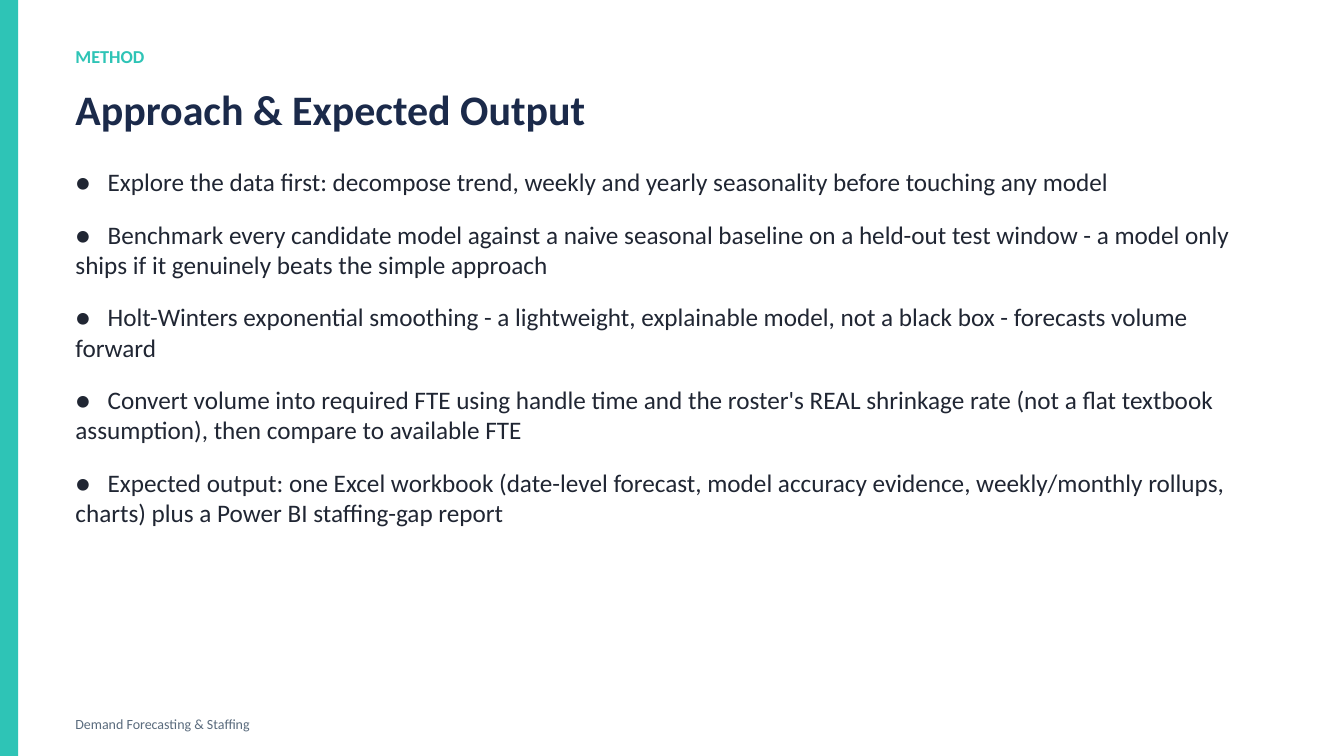
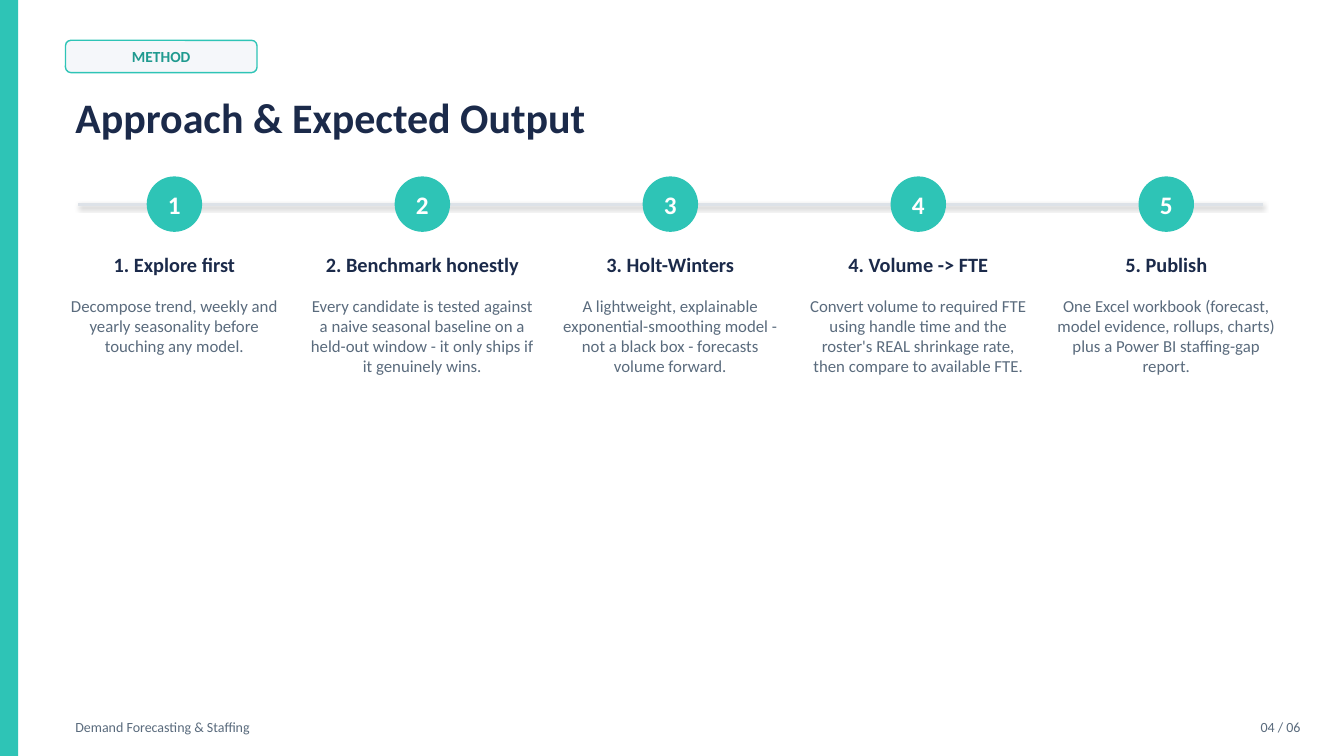
Before and after one commit to rameshpennam/ds-use-cases, a slide deck: slide 4 of usecase2_demand_forecasting/final_output/usecase2_forecast_summary.pptx. Drawn at 1344x756 pixels with LibreOffice and Linux fonts; fonts in the diff are those of the drawing. Boxes give left, top, right and bottom in pixels: in the first picture for what was removed or moved away, otherwise in the second. Text is boxed around its words. In the diff, an @@ line names an element or a change of style, - is before the commit and + after.

```diff
--- a/usecase2_demand_forecasting/final_output/usecase2_forecast_summary.pptx
+++ b/usecase2_demand_forecasting/final_output/usecase2_forecast_summary.pptx
@@ rounded rectangle "METHOD": place and size @@
-rounded rectangle "METHOD" at bbox=[75, 51, 144, 63]
+rounded rectangle "METHOD" at bbox=[66, 40, 257, 73]
@@ rounded rectangle "METHOD" at bbox=[66, 40, 257, 73]: size 13 to 11 pt, text colour #2EC4B6 to #1F9A8F; alignment left to centre; vertical alignment top to middle; fill none to #F5F7FA; outline none to #2EC4B6 1 pt @@
@@ text "Approach & Expected Output": place and size @@
-text "Approach & Expected Output" at bbox=[75, 95, 585, 132]
+text "Approach & Expected Output" at bbox=[75, 103, 585, 140]
@@ text removed at bbox=[75, 173, 1229, 527] @@
-● Explore the data first: decompose trend, weekly and yearly seasonality before touching any model
-● Benchmark every candidate model against a naive seasonal baseline on a held-out test window - a model only ships if it genuinely beats the simple approach
-● Holt-Winters exponential smoothing - a lightweight, explainable model, not a black box - forecasts volume forward
-● Convert volume into required FTE using handle time and the roster's REAL shrinkage rate (not a flat textbook assumption), then compare to available FTE
-● Expected output: one Excel workbook (date-level forecast, model accuracy evidence, weekly/monthly rollups, charts) plus a Power BI staffing-gap report
@@ ellipse added at bbox=[147, 176, 203, 232], fill #2EC4B6, 18 pt, text #FFFFFF, bold @@
+1
@@ ellipse added at bbox=[395, 176, 451, 232], fill #2EC4B6, 18 pt, text #FFFFFF, bold @@
+2
@@ ellipse added at bbox=[643, 176, 699, 232], fill #2EC4B6, 18 pt, text #FFFFFF, bold @@
+3
@@ ellipse added at bbox=[891, 176, 947, 232], fill #2EC4B6, 18 pt, text #FFFFFF, bold @@
+4
@@ ellipse added at bbox=[1138, 176, 1194, 232], fill #2EC4B6, 18 pt, text #FFFFFF, bold @@
+5
@@ line added from (79, 204) to (1263, 204), #DDE2E8 2 pt @@
@@ text added at bbox=[114, 257, 235, 276], 14.5 pt, text #1B2A4A, bold @@
+1. Explore first
@@ text added at bbox=[326, 257, 518, 276], 14.5 pt, text #1B2A4A, bold @@
+2. Benchmark honestly
@@ text added at bbox=[606, 257, 734, 272], 14.5 pt, text #1B2A4A, bold @@
+3. Holt-Winters
@@ text added at bbox=[848, 257, 988, 272], 14.5 pt, text #1B2A4A, bold @@
+4. Volume -> FTE
@@ text added at bbox=[1125, 257, 1208, 272], 14.5 pt, text #1B2A4A, bold @@
+5. Publish
@@ text added at bbox=[71, 300, 278, 355], 12 pt, text #5A6B7D @@
+Decompose trend, weekly and yearly seasonality before touching any model.
@@ text added at bbox=[311, 300, 533, 375], 12 pt, text #5A6B7D @@
+Every candidate is tested against a naive seasonal baseline on a held-out window - it only ships if it genuinely wins.
@@ text added at bbox=[563, 300, 768, 372], 12 pt, text #5A6B7D @@
+A lightweight, explainable exponential-smoothing model - not a black box - forecasts volume forward.
@@ text added at bbox=[810, 300, 1026, 375], 12 pt, text #5A6B7D @@
+Convert volume to required FTE using handle time and the roster's REAL shrinkage rate, then compare to available FTE.
@@ text added at bbox=[1057, 300, 1275, 375], 12 pt, text #5A6B7D @@
+One Excel workbook (forecast, model evidence, rollups, charts) plus a Power BI staffing-gap report.
@@ text added at bbox=[1261, 722, 1300, 732], 10 pt, text #5A6B7D @@
+04 / 06
```
Also in this commit, not shown: 5 other slides changed, 19 other files.
